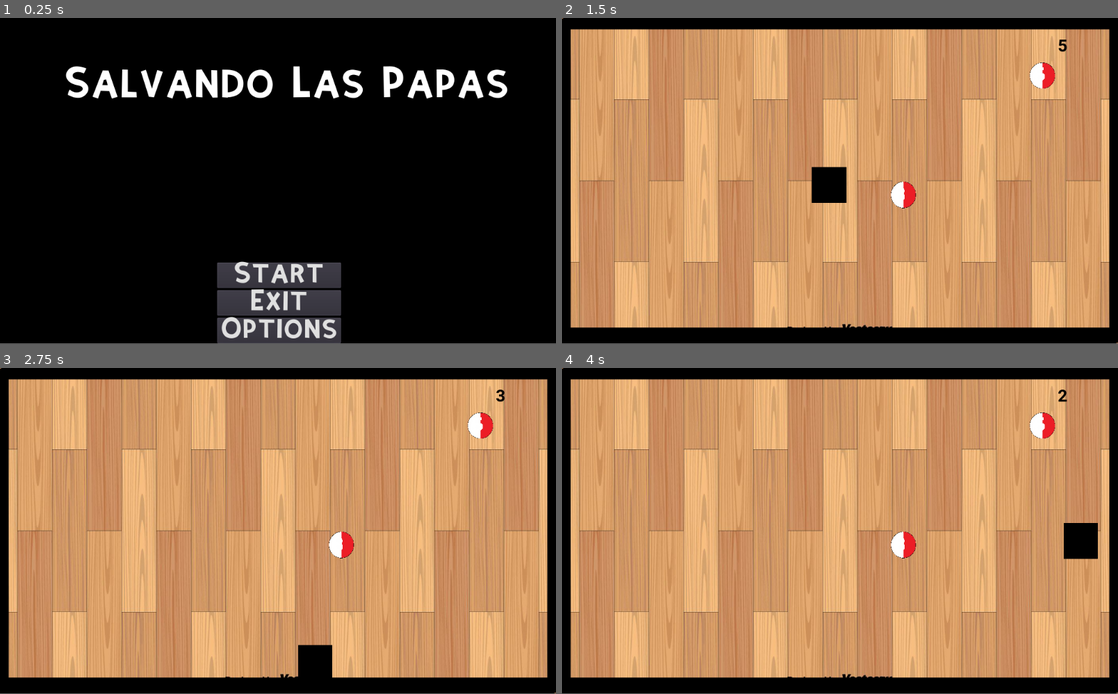
Above: before the commit, frames 1-4 (two rows, left to right).
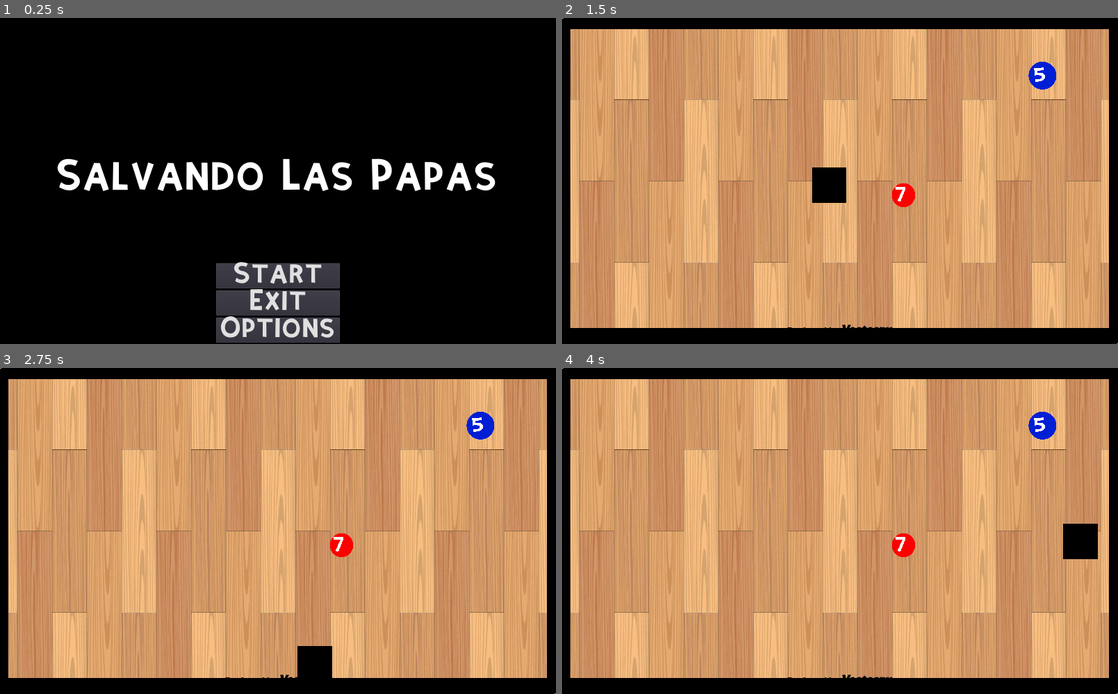
Above: after the commit, the same moments.

Repository: scamipia/SalvandoLasPapas
Game: Godot game, scene res://src/Main.tscn
Same seed, same stepped clock (60 frames per second), same inputs: the game is played once before the commit and once after it.
Inputs (mouse positions are in pixels of both pictures, inside the frame that each line leads up to):
- Up to frame 1 (0.25 s): no input
- Up to frame 2 (1.5 s): click "Start" at 0.5 s; tap Enter at 1.25 s; move the mouse to (901, 194) at 1.27 s; hold Right (move_right) from 1.28 s (still down); right-click (901, 194) at 1.35 s
- Up to frame 3 (2.75 s): tap Space (execute_job, bound only after the commit) at 2, 2.1 s; move the mouse to (478, 426) at 2.02 s; release Right (move_right) at 2.03 s; hold Down (move_down) from 2.03 s (still down); right-click (478, 426) at 2.3 s
- Up to frame 4 (4 s): tap Enter at 2.75 s; move the mouse to (895, 459) at 2.77 s; release Down (move_down) at 2.78 s; hold Right (move_right) 2.78-3.53 s; tap Keypad 1 (execute_job, bound only before the commit) at 2.85 s; right-click (895, 459) at 3.05 s; move the mouse to (812, 596) at 3.52 s; hold Up (move_up) from 3.53 s (still down); right-click (812, 596) at 3.6 s
The window is 800x468 before the commit and 800x469 after it. Grey fills any space a smaller window leaves; there, only what the larger window draws over its background counts as a difference.

The runs differ from the first frame. In frame 1, 7.5% of the frame differs, in the area x 10-92%, y 14-100%; in frame 2, 1.6%; in frame 3, 1.6%; in frame 4, 1.6%.
Error before the commit: Invalid call. Nonexistent function 'work_by_kb' in base 'StaticBody2D'. (res://src/entities/Player.gd:40)

Commit message:
se hace responsive el juego, se arregla comportamiento del boton reset, se agrega stages para tareas coperativas

Diff:
--- a/project.godot
+++ b/project.godot
@@ -23,6 +23,10 @@
 config/name="SalvandoLasPapas"
 run/main_scene="res://src/Main.tscn"
 config/icon="res://icon.png"
+
+[display]
+
+window/stretch/mode="2d"
 
 [global]
 
@@ -70,7 +74,7 @@
 }
 execute_job={
 "deadzone": 0.5,
-"events": [ Object(InputEventKey,"resource_local_to_scene":false,"resource_name":"","device":0,"alt":false,"shift":false,"control":false,"meta":false,"command":false,"pressed":false,"scancode":0,"physical_scancode":16777351,"unicode":0,"echo":false,"script":null)
+"events": [ Object(InputEventKey,"resource_local_to_scene":false,"resource_name":"","device":0,"alt":false,"shift":false,"control":false,"meta":false,"command":false,"pressed":false,"scancode":0,"physical_scancode":32,"unicode":0,"echo":false,"script":null)
  ]
 }
 
--- a/src/Level.gd
+++ b/src/Level.gd
@@ -20,18 +20,20 @@
 	defeat_menu.show()
 	get_tree().paused = true
 
+
 func _on_DefeatMenu_restart_requested():
 	gui.restart()
 	remaining_time.start()
 	defeat_menu.hide()
 	get_tree().paused = false
+	get_tree().change_scene("res://src/Level.tscn")
 
 func _on_WinMenu_restart_requested():
 	gui.restart()
 	remaining_time.start()
 	win_menu.hide()
 	get_tree().paused = false
-	task.reset()
+	get_tree().change_scene("res://src/Level.tscn")
 
 func count_tasks():
 	var all_childs = get_child_count()
--- a/src/Level.tscn
+++ b/src/Level.tscn
@@ -17,6 +17,7 @@
 [node name="Background" type="TextureRect" parent="."]
 anchor_right = 1.0
 anchor_bottom = 1.0
+mouse_filter = 2
 texture = ExtResource( 1 )
 expand = true
 
@@ -32,6 +33,7 @@
 
 [node name="Task2" parent="." instance=ExtResource( 7 )]
 position = Vector2( 885, 106 )
+stages = 1
 
 [node name="VerticalWall" parent="." instance=ExtResource( 9 )]
 position = Vector2( 1005, -2 )
@@ -47,13 +49,21 @@
 [node name="CanvasLayer" type="CanvasLayer" parent="."]
 
 [node name="PauseMenu" parent="CanvasLayer" instance=ExtResource( 4 )]
+visible = false
+mouse_filter = 2
 
 [node name="GUI" parent="CanvasLayer" instance=ExtResource( 5 )]
+visible = false
+mouse_filter = 2
 
 [node name="DefeatMenu" parent="CanvasLayer" instance=ExtResource( 6 )]
 pause_mode = 2
+visible = false
+mouse_filter = 2
 
 [node name="WinMenu" parent="CanvasLayer" instance=ExtResource( 8 )]
+visible = false
+mouse_filter = 2
 
 [node name="RemainingTime" type="Timer" parent="."]
 
--- a/src/Main.tscn
+++ b/src/Main.tscn
@@ -17,37 +17,51 @@
 script = ExtResource( 1 )
 
 [node name="Background" type="TextureRect" parent="."]
-anchor_right = 1.039
+anchor_right = 1.0
 anchor_bottom = 1.0
-margin_right = 0.0639648
-margin_bottom = 40.0
+mouse_filter = 2
 texture = ExtResource( 3 )
 expand = true
+__meta__ = {
+"_edit_use_anchors_": true
+}
 
 [node name="Titulo" type="Label" parent="."]
-margin_left = 118.0
-margin_top = 96.0
-margin_right = 938.0
-margin_bottom = 156.0
+anchor_left = 0.5
+anchor_top = 0.5
+anchor_right = 0.5
+anchor_bottom = 0.5
+margin_left = -410.0
+margin_top = -34.0
+margin_right = 410.0
+margin_bottom = 34.0
 custom_fonts/font = SubResource( 2 )
 text = "Salvando Las Papas"
+__meta__ = {
+"_edit_use_anchors_": true
+}
 
 [node name="CanvasLayer" type="CanvasLayer" parent="."]
 
 [node name="Container" type="Control" parent="CanvasLayer"]
-anchor_top = 0.002
-anchor_right = 1.038
+anchor_right = 1.0
 anchor_bottom = 1.0
-margin_top = -0.2
-margin_right = 0.0878906
+mouse_filter = 2
+__meta__ = {
+"_edit_use_anchors_": true
+}
 
 [node name="Buttons" type="VBoxContainer" parent="CanvasLayer/Container"]
-anchor_top = 0.5
-anchor_bottom = 0.5
-margin_left = 400.0
-margin_top = 150.0
-margin_right = 628.0
-margin_bottom = 299.0
+anchor_left = 0.5
+anchor_top = 1.0
+anchor_right = 0.5
+anchor_bottom = 1.0
+margin_left = -114.0
+margin_top = -149.0
+margin_right = 114.0
+__meta__ = {
+"_edit_use_anchors_": true
+}
 
 [node name="StartButton" type="Button" parent="CanvasLayer/Container/Buttons"]
 margin_right = 228.0
--- a/src/entities/Task.gd
+++ b/src/entities/Task.gd
@@ -14,8 +14,10 @@
 #si es true es el pj 2d si es false es el mouse
 #en los colores es azul para pj 2d y rojo para mouse
 export (bool) var worker: bool = true
+export (int) var stages: int = 2
 
 func _ready():
+	print("ready")
 	resetSteps()
 	resetWorker()
 
@@ -36,19 +38,28 @@
 
 func _physics_process(delta):
 	if Input.is_action_just_pressed("right_click"):
-		mousePlayerCompletedTask = true
-		if playerCompletedTask:
-			completeTask()
-		else:
-			changeState("res://assets/mouse_player_completed_task.png")
+		if isAvailable && !worker:
+			work_by_mouse()
 
 
 func changeState(textureRoute):
 	sprite.texture = ResourceLoader.load(textureRoute)
 
 func completeTask():
-	emit_signal("done")
-	queue_free()
+	stages = stages - 1
+	if stages == 0:
+		emit_signal("done")
+		queue_free()
+	else:
+		changeWorker()
+
+func changeWorker():
+	worker = !worker
+	if(worker):
+		changeState("./assets/Blue-Circle.png")
+	else:
+		changeState("./assets/Red-Circle.png")
+	resetSteps()
 
 func reset():
 	resetSteps()
@@ -68,6 +79,7 @@
 	if label:
 		label.text = str(totalSteps)
 
+
 func resetWorker():
 	if worker:
 		changeState("./assets/Blue-Circle.png")
@@ -78,14 +90,15 @@
 	if worker:
 		work()
 
-func work_by_nouse():
+func work_by_mouse():
 	if !worker:
 		work()
 
 func _on_AvailabilityArea_mouse_entered():
 	isAvailable = true
-	print(isAvailable)
+	print("mouse entered")
+
 
 func _on_AvailabilityArea_mouse_exited():
 	isAvailable = false
-	print(isAvailable)
+	print("mouse exited")
--- a/src/entities/Task.tscn
+++ b/src/entities/Task.tscn
@@ -1,14 +1,33 @@
-[gd_scene load_steps=6 format=2]
+[gd_scene load_steps=7 format=2]
 
 [ext_resource path="res://assets/Blue-Circle.png" type="Texture" id=1]
 [ext_resource path="res://src/entities/Task.gd" type="Script" id=2]
 [ext_resource path="res://assets/fonts/kirifont/Kirifont.tres" type="DynamicFont" id=3]
 
 [sub_resource type="CircleShape2D" id=1]
-radius = 10.0881
+radius = 10.5209
+
+[sub_resource type="GDScript" id=3]
+script/source = "extends Area2D
+
+
+# Declare member variables here. Examples:
+# var a = 2
+# var b = \"text\"
+
+
+# Called when the node enters the scene tree for the first time.
+func _ready():
+	pass # Replace with function body.
+
+
+# Called every frame. 'delta' is the elapsed time since the previous frame.
+#func _process(delta):
+#	pass
+"
 
 [sub_resource type="CircleShape2D" id=2]
-radius = 38.4838
+radius = 185.86
 
 [node name="Task" type="StaticBody2D"]
 collision_layer = 2
@@ -16,9 +35,25 @@
 input_pickable = true
 script = ExtResource( 2 )
 
+[node name="CollisionShape2D" type="CollisionShape2D" parent="."]
+rotation = -3.14159
+scale = Vector2( 2.1877, 2.49767 )
+shape = SubResource( 1 )
+
 [node name="Sprite" type="Sprite" parent="."]
 scale = Vector2( 0.1, 0.1 )
 texture = ExtResource( 1 )
+
+[node name="AvailabilityArea" type="Area2D" parent="Sprite"]
+position = Vector2( 100, 80 )
+scale = Vector2( 1.4, 1.35833 )
+collision_layer = 2
+collision_mask = 3
+script = SubResource( 3 )
+
+[node name="CollisionShape2D" type="CollisionShape2D" parent="Sprite/AvailabilityArea"]
+position = Vector2( -71.4286, -58.8957 )
+shape = SubResource( 2 )
 
 [node name="Label" type="Label" parent="Sprite"]
 margin_left = -170.0
@@ -30,17 +65,5 @@
 align = 1
 valign = 1
 
-[node name="CollisionShape2D" type="CollisionShape2D" parent="."]
-rotation = -3.14159
-scale = Vector2( 2.1877, 2.49767 )
-shape = SubResource( 1 )
-
-[node name="AvailabilityArea" type="Area2D" parent="."]
-collision_layer = 2
-collision_mask = 3
-
-[node name="CollisionShape2D" type="CollisionShape2D" parent="AvailabilityArea"]
-shape = SubResource( 2 )
-
-[connection signal="mouse_entered" from="AvailabilityArea" to="." method="_on_AvailabilityArea_mouse_entered"]
-[connection signal="mouse_exited" from="AvailabilityArea" to="." method="_on_AvailabilityArea_mouse_exited"]
+[connection signal="mouse_entered" from="Sprite/AvailabilityArea" to="." method="_on_AvailabilityArea_mouse_entered"]
+[connection signal="mouse_exited" from="Sprite/AvailabilityArea" to="." method="_on_AvailabilityArea_mouse_exited"]
--- a/src/ui/GUI.gd
+++ b/src/ui/GUI.gd
@@ -2,8 +2,8 @@
 signal timeout
 
 onready var remaining_time_label = $RemainingTime
-var default_time = 5
-var remaining_time = 5
+var default_time = 30
+var remaining_time = 30
 
 func _ready():
 	restart()
--- a/src/ui/GUI.tscn
+++ b/src/ui/GUI.tscn
@@ -11,6 +11,9 @@
 anchor_right = 1.0
 anchor_bottom = 1.0
 script = ExtResource( 2 )
+__meta__ = {
+"_edit_use_anchors_": true
+}
 
 [node name="RemainingTime" type="Label" parent="."]
 margin_left = 821.0
Binary file added: assets/black_circle.png
Not shown, added: assets/black_circle.png.import
